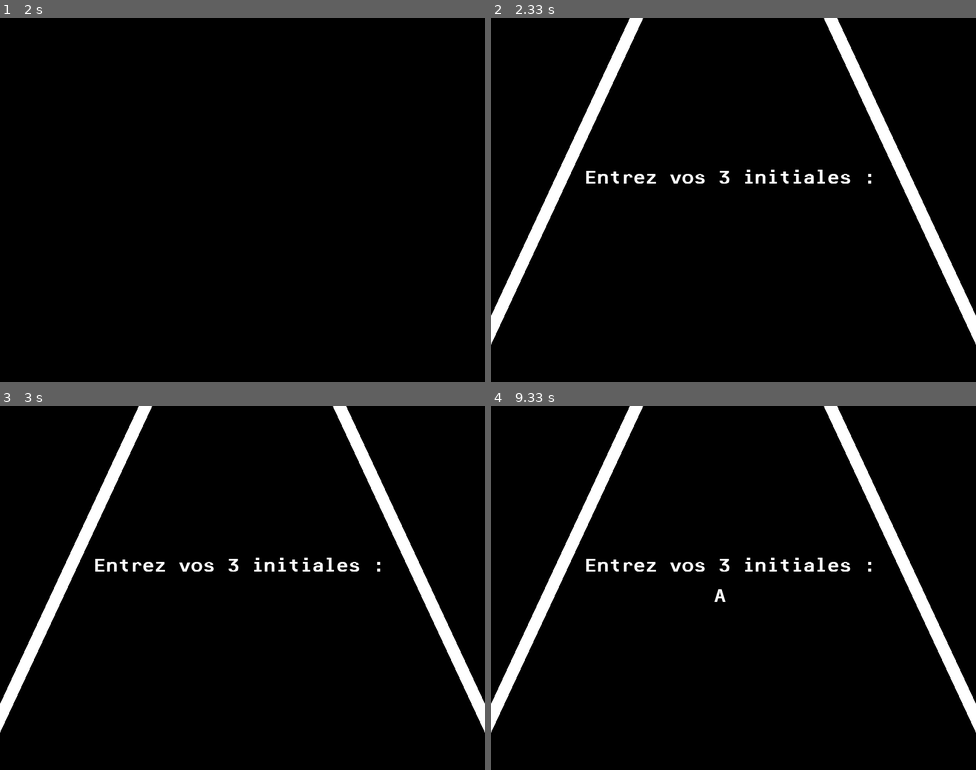
Above: before the commit, frames 1-4 (two rows, left to right).
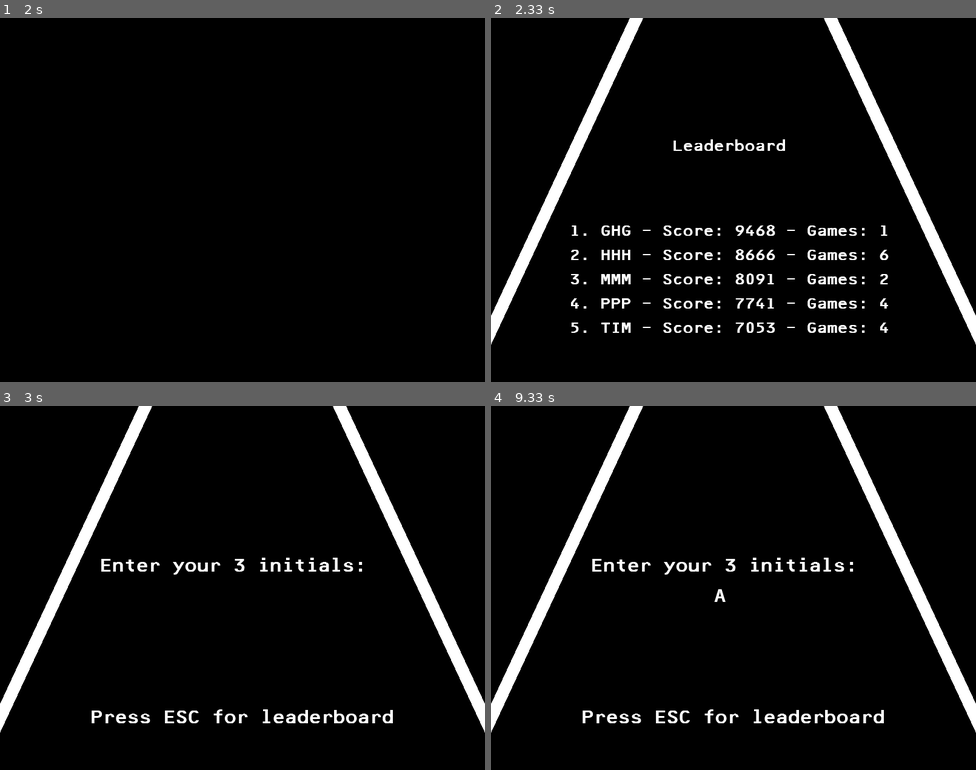
Above: after the commit, the same moments.

Repository: sugnaigiul/Pyserial-pygame_rhythm-game
Game: pygame game, started from src/main.py
The game is run twice, just before and just after one commit, with the same random seed, the same clock (stepped at 60 frames per second) and the same inputs.
Inputs:
- Up to frame 1 (2 s): no input
- Up to frame 2 (2.33 s): hold Esc from 2 s (still down); hold Left from 2 s (still down)
- Up to frame 3 (3 s): release Esc at 2.47 s; release Left at 2.47 s; tap Enter at 2.55 s
- Up to frame 4 (9.33 s): type "ann" at 3.05 s; tap Enter at 3.38 s; hold Left 3.6-4.07 s; hold Right 4.15-4.78 s; hold Left 4.82-5.28 s; hold Right 5.32-5.78 s; hold Right 5.82-6.28 s; hold Left 6.32-6.85 s; hold Left 6.88-7.28 s; tap Y at 7.98 s; type "a" at 9.32 s

Frame 1 is identical in both runs. In frame 2, 3.9% of the frame differs, in the area x 16-82%, y 33-87%; in frame 3, 1.8%; in frame 4, 1.8%.

Commit message:
add leaderboard feature

Diff:
--- a/src/game_utils.py
+++ b/src/game_utils.py
@@ -1,4 +1,5 @@
 import pygame
+import csv
 from pygame.locals import *
 
 # Création des rectangles inclinés pour former une route
@@ -14,6 +15,41 @@
 right_rect = pygame.transform.rotate(right_rect, -65)  # Inclinée de -30 degrés
 right_rect_rect = right_rect.get_rect(center=(700, 300))  # Place le rectangle en centre droit
 
+# Fonction pour lire et trier les données du leaderboard
+def show_leaderboard(screen):
+    font = pygame.font.Font("assets/fonts/F25_Bank_Printer.ttf", 25)
+    screen.fill((0, 0, 0))
+    screen.blit(left_rect, left_rect_rect)
+    screen.blit(right_rect, right_rect_rect)
+
+    # Lire et trier les données par high score de manière décroissante
+    try:
+        with open("player_data.csv", newline="") as csvfile:
+            reader = csv.reader(csvfile)
+            player_data = sorted(reader, key=lambda row: int(row[1]), reverse=True)
+    except FileNotFoundError:
+        player_data = []  # Si le fichier n'existe pas
+
+    # Affichage du leaderboard
+    title_text = font.render("Leaderboard", True, (255, 255, 255))
+    screen.blit(title_text, (300, 200))
+
+    for i, (name, score, games) in enumerate(player_data[:5], start=1):  # Affiche les 5 meilleurs scores
+        player_text = font.render(f"{i}. {name} - Score: {score} - Games: {games}", True, (255, 255, 255))
+        screen.blit(player_text, (130, 300 + i * 40))
+
+    pygame.display.flip()
+
+    # Attendre une touche pour quitter le leaderboard
+    waiting = True
+    while waiting:
+        for event in pygame.event.get():
+            if event.type == pygame.QUIT:
+                pygame.quit()
+                exit()
+            elif event.type == pygame.KEYDOWN:
+                waiting = False
+
 # Fonction pour obtenir les initiales du joueur
 def get_player_initials(screen):
     initials = ""
@@ -22,13 +58,16 @@
 
     while input_active:
         screen.fill((0, 0, 0))
-        # On dessine les rectangles inclinés
         screen.blit(left_rect, left_rect_rect)
         screen.blit(right_rect, right_rect_rect)
-        prompt_text = font.render("Entrez vos 3 initiales :", True, (255, 255, 255))
-        screen.blit(prompt_text, (155, 250))
+
+        prompt_text = font.render("Enter your 3 initials:", True, (255, 255, 255))
+        screen.blit(prompt_text, (165, 250))
         initials_text = font.render(initials, True, (255, 255, 255))
         screen.blit(initials_text, (368, 300))
+
+        leaderboard_text = font.render("Press ESC for leaderboard", True, (255, 255, 255))
+        screen.blit(leaderboard_text, (150, 500))
         pygame.display.flip()
 
         for event in pygame.event.get():
@@ -36,7 +75,9 @@
                 pygame.quit()
                 exit()
             elif event.type == pygame.KEYDOWN:
-                if event.key == pygame.K_RETURN and len(initials) == 3:
+                if event.key == pygame.K_ESCAPE:
+                    show_leaderboard(screen)  # Affiche le leaderboard si Échap est pressé
+                elif event.key == pygame.K_RETURN and len(initials) == 3:
                     input_active = False
                 elif event.key == pygame.K_BACKSPACE and len(initials) > 0:
                     initials = initials[:-1]
